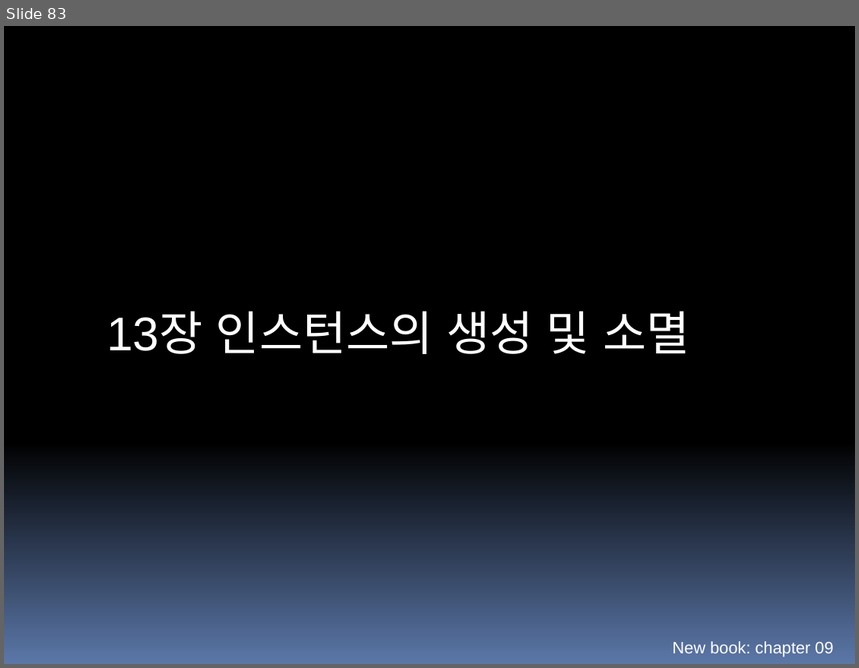
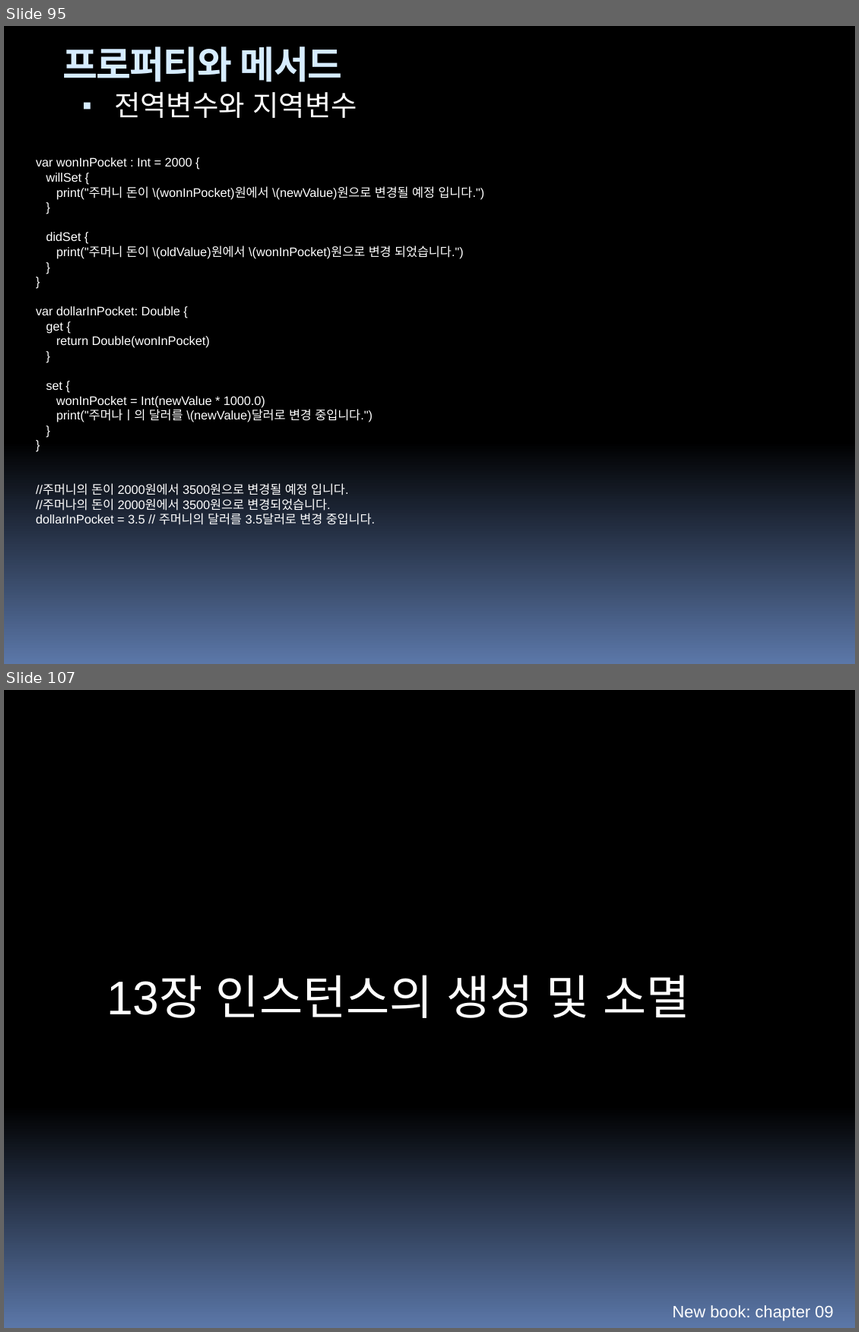
Before and after one commit to hounga13/helloSwift, a slide deck: Swift세미나자료.pptx. Shown one above the other, each under a label of ours: slide 83 before the commit, slides 95 and 107 after it; the slides between them are not shown. The pictures are 859x668 and 859x1332 pixels, drawn with LibreOffice and Linux fonts; fonts in the diff are those of the drawing. Boxes give left, top, right and bottom in pixels: in the first picture for what was removed or moved away, otherwise in the second. Text is boxed around its words. In the diff, an @@ line names an element or a change of style, - is before the commit and + after.

Commit message:
10장프로퍼티

```diff
--- a/Swift세미나자료.pptx
+++ b/Swift세미나자료.pptx
@@ slide 95 added at box(4, 26, 855, 664), background gradient #000000 to #5B77A8 @@
@@ text added at box(63, 47, 342, 82), 32 pt, text #D6ECFF, bold @@
+프로퍼티와 메서드
@@ text added at box(114, 92, 357, 118), 24 pt, text #FFFFFF @@
+▪ 전역변수와 지역변수
@@ text added at box(36, 157, 485, 525), 10.5 pt, text #FFFFFF @@
+var wonInPocket : Int = 2000 {
+willSet {
+print("주머니 돈이 \(wonInPocket)원에서 \(newValue)원으로 변경될 예정 입니다.")
+}
+didSet {
+print("주머니 돈이 \(oldValue)원에서 \(wonInPocket)원으로 변경 되었습니다.")
+}
+}
+var dollarInPocket: Double {
+get {
+return Double(wonInPocket)
+}
+set {
+wonInPocket = Int(newValue * 1000.0)
+print("주머나ㅣ의 달러를 \(newValue)달러로 변경 중입니다.")
+}
+}
+//주머니의 돈이 2000원에서 3500원으로 변경될 예정 입니다.
+//주머나의 돈이 2000원에서 3500원으로 변경되었습니다.
+dollarInPocket = 3.5 // 주머니의 달러를 3.5달러로 변경 중입니다.
@@ what was slide 83 is now slide 107 @@
```
Also in this commit, not shown: 2 slides changed, 25 other slides added, 2 slides removed.
